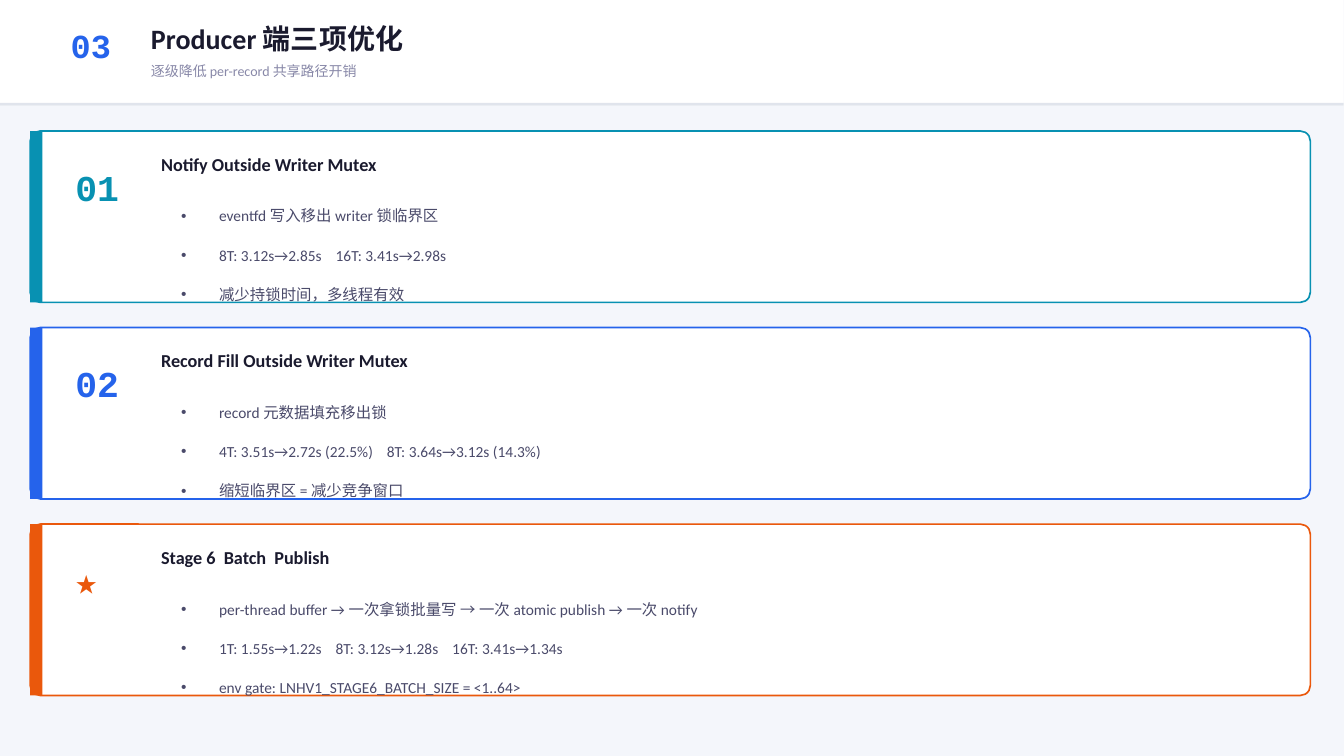
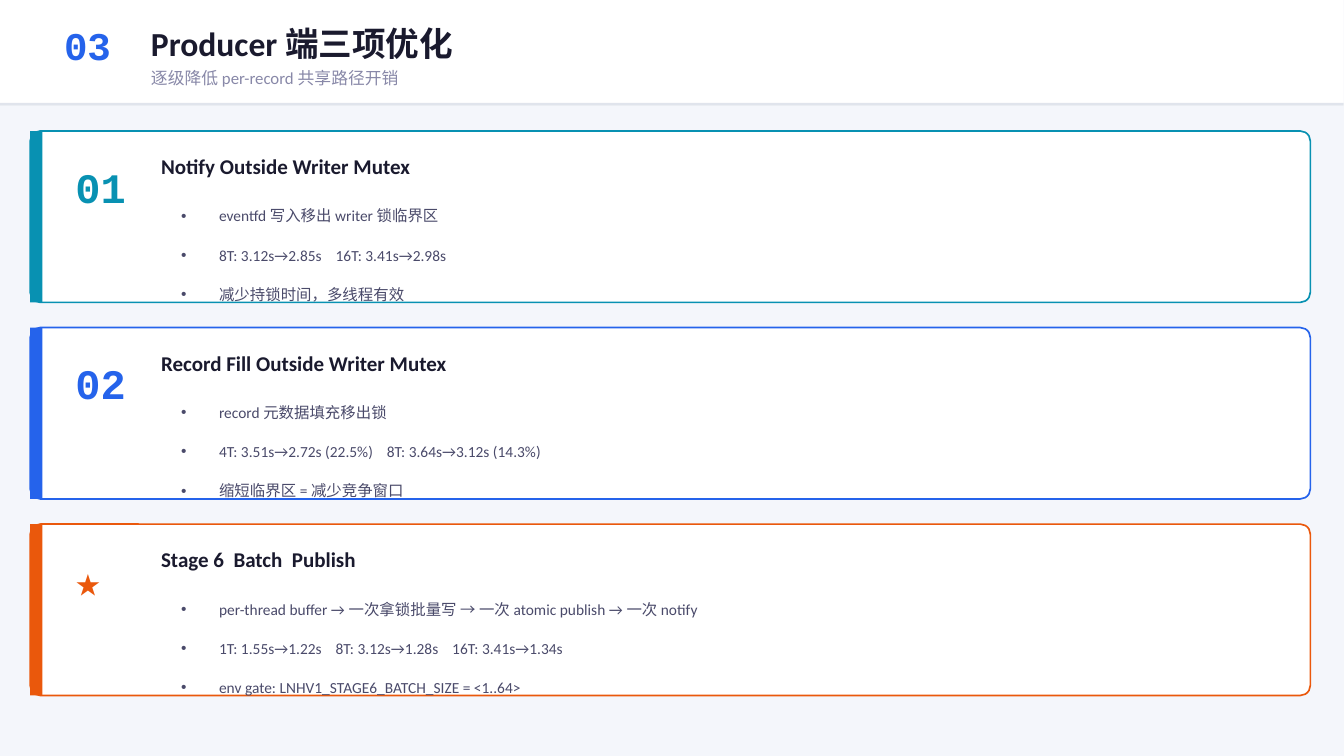
Before and after one commit to YiChiChen1106/Nativehook_linux_planb, a slide deck: slide 4 of presentation/native_hook_progress_2026-06-05.pptx. Drawn at 1344x756 pixels with LibreOffice and Linux fonts; fonts in the diff are those of the drawing. Boxes give left, top, right and bottom in pixels: in the first picture for what was removed or moved away, otherwise in the second. Text is boxed around its words. In the diff, an @@ line names an element or a change of style, - is before the commit and + after.

```diff
--- a/presentation/native_hook_progress_2026-06-05.pptx
+++ b/presentation/native_hook_progress_2026-06-05.pptx
@@ text "03" at (64,33,111,61): size 24 to 28 pt @@
@@ text "Producer 端三项优化" at (151,27,453,59): size 20 to 24 pt @@
@@ text "逐级降低 per-record 共享路径开销" at (151,70,399,87): size 10 to 12 pt @@
@@ size 13 to 15 pt in 3 elements at (161,159,409,178), (161,356,446,371), (161,552,356,571) @@
@@ size 26 to 30 pt in 3 elements at (75,175,125,204), (75,371,125,400), (66,544,136,615) @@
```
Also in this commit, not shown: 9 other slides changed, 1 other file.
